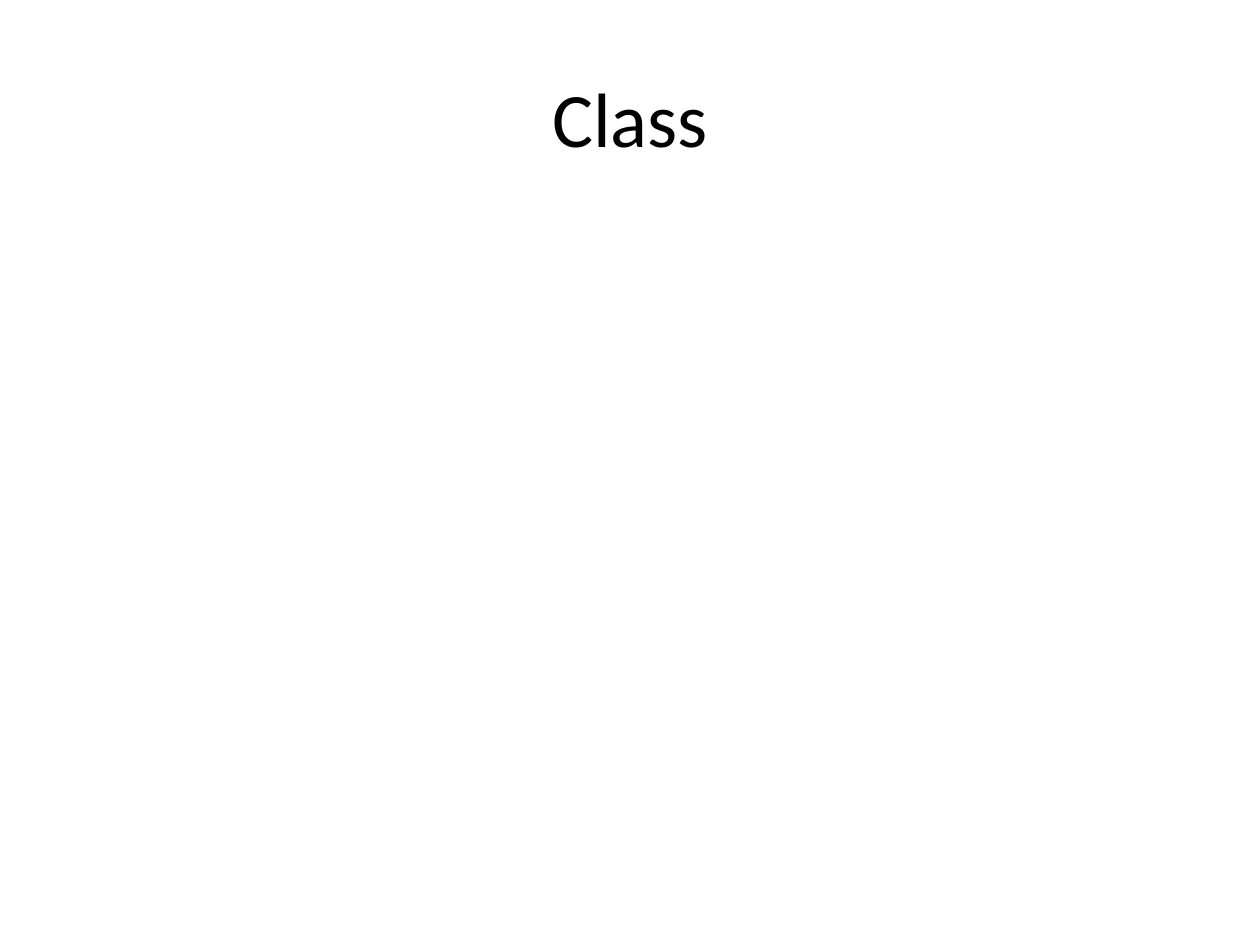
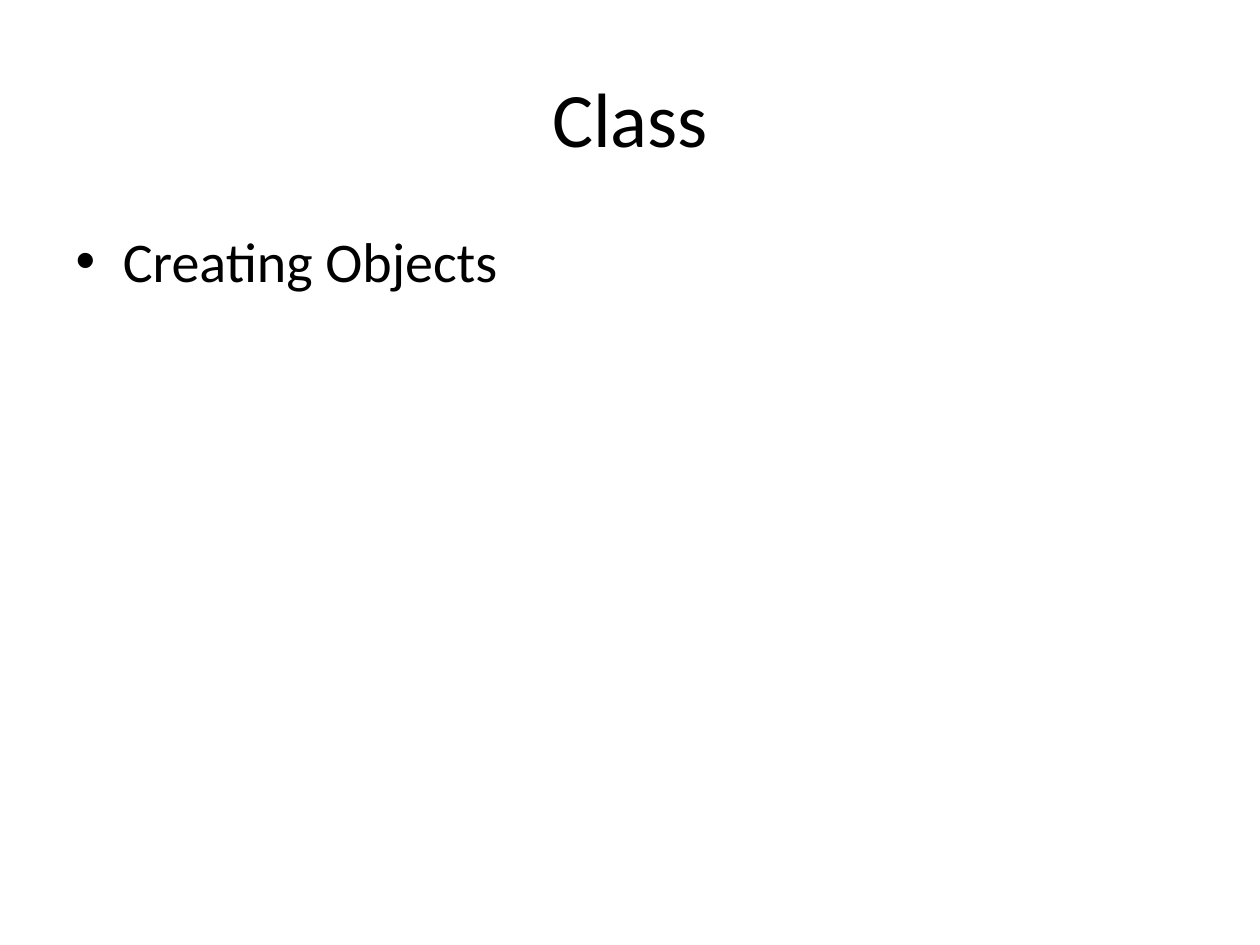
Before and after one commit to isurup/kalle-martin-group, a slide deck: slide 2 of OOPExam/01 Class, Abstract Class and Interfaces.pptx. Drawn at 1260x945 pixels with LibreOffice and Linux fonts; fonts in the diff are those of the drawing. Boxes give left, top, right and bottom in pixels: in the first picture for what was removed or moved away, otherwise in the second. Text is boxed around its words. In the diff, an @@ line names an element or a change of style, - is before the commit and + after.

```diff
--- a/OOPExam/01 Class, Abstract Class and Interfaces.pptx
+++ b/OOPExam/01 Class, Abstract Class and Interfaces.pptx
@@ text added at <box>123,243,497,292</box>, 32 pt, text #000000 @@
+• Creating Objects
```
